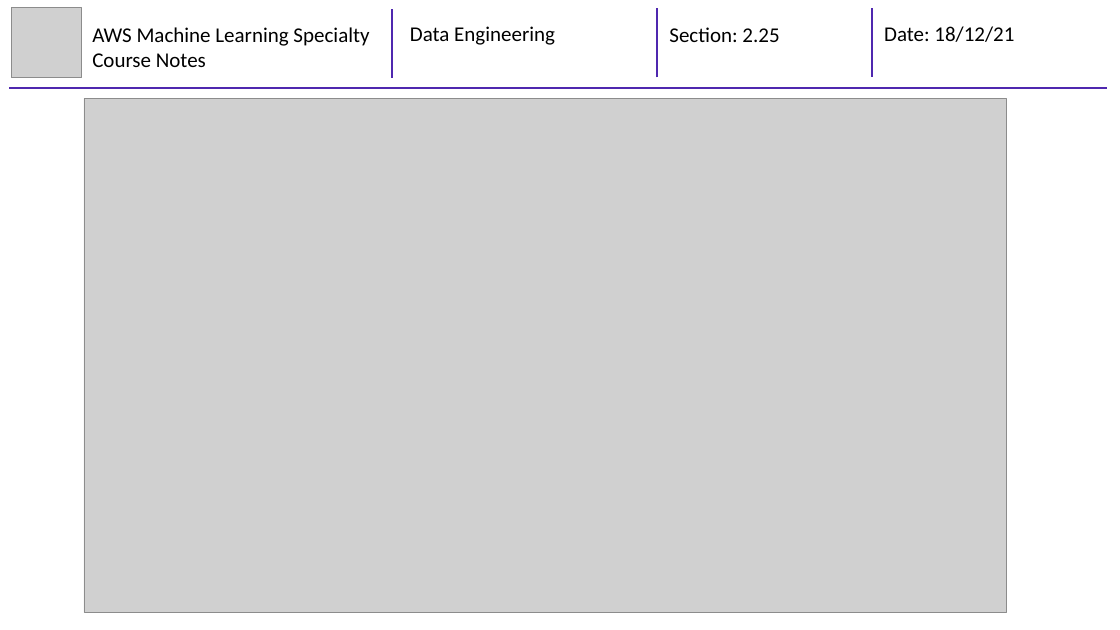
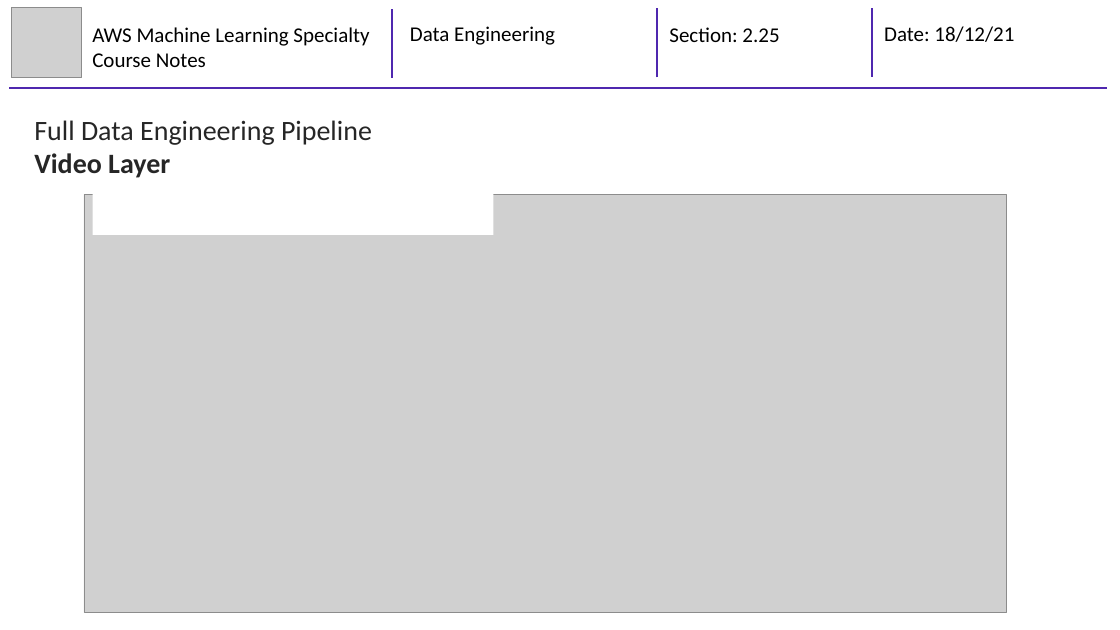
Before and after one commit to mhaythornthwaite/Testing_ML_Algorithms, a slide deck: slide 23 of AWS Machine Learning Specialty/Course Notes/2_MJH_Data_Engineering_Course_Notes.pptx (slide 19 before the commit). Drawn at 1120x630 pixels with LibreOffice and Linux fonts; fonts in the diff are those of the drawing; grey boxes stand for pictures. Boxes give left, top, right and bottom in pixels: in the first picture for what was removed or moved away, otherwise in the second. Text is boxed around its words. In the diff, an @@ line names an element or a change of style, - is before the commit and + after.

```diff
--- a/AWS Machine Learning Specialty/Course Notes/2_MJH_Data_Engineering_Course_Notes.pptx
+++ b/AWS Machine Learning Specialty/Course Notes/2_MJH_Data_Engineering_Course_Notes.pptx
@@ text added at (34,120,372,178), 24 pt, text #262626 @@
+Full Data Engineering Pipeline
+Video Layer
@@ rectangle added at (92,170,493,235), fill #FFFFFF @@
@@ picture: place and size @@
-picture at (84,98,1007,613)
+picture at (84,194,1007,613)
```
Also in this commit, not shown: 9 other slides changed, 4 slides added.
